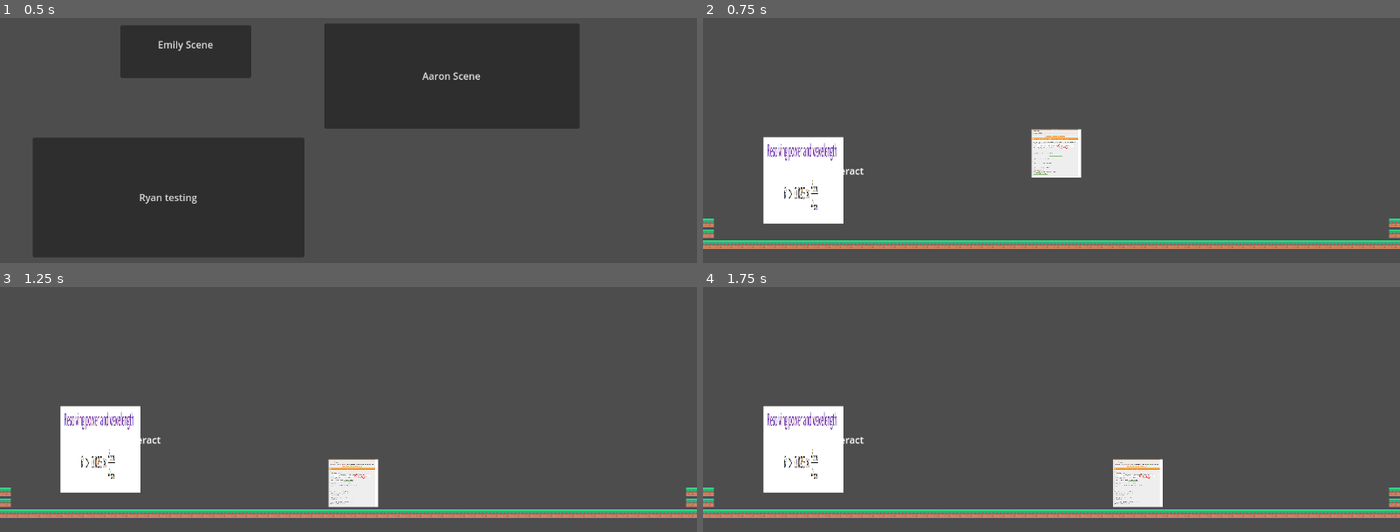
Above: before the commit, frames 1-4 (two rows, left to right).
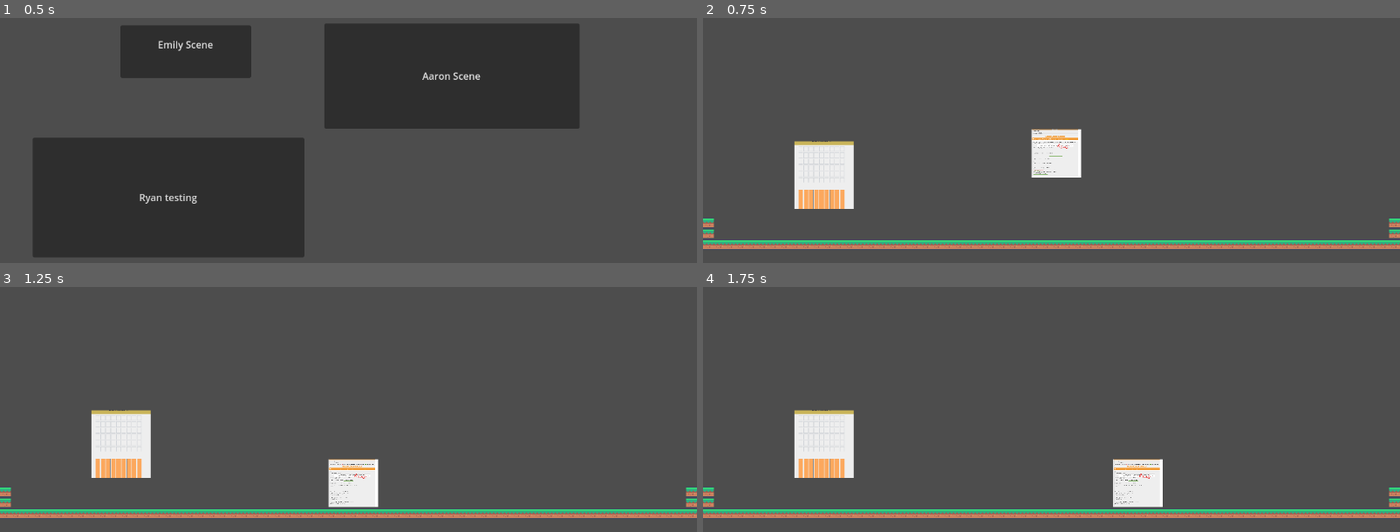
Above: after the commit, the same moments.

Repository: ryanwmiecz/2024HackathonWM
Game: Godot game, scene res://Levels/scene_selector.tscn
The game is run twice, just before and just after one commit, with the same random seed, the same clock (stepped at 60 frames per second) and the same inputs.
Inputs:
- Up to frame 1 (0.5 s): no input
- Up to frame 2 (0.75 s): click "Ryan testing" at 0.5 s
- Up to frame 3 (1.25 s): no input
- Up to frame 4 (1.75 s): tap E (Interaction) at 1.25 s; hold Right (ui_right) from 1.28 s (still down); hold E (Interaction) from 1.28 s (still down); tap Enter (ui_accept) at 1.52 s

Frame 1 is identical in both runs. In frame 2, 3.7% of the frame differs, in the area x 8-24%, y 48-84%; in frame 3, 3.7%; in frame 4, 3.7%.
Error before the commit: Invalid access to property or key 'global_position' on a base object of type 'null instance'. (res://EntityAttributes/interactions/interaction_manager.gd:31)

Commit message:
WORKINGINTERACTIONSYATTTAA

Diff:
--- a/2024hackthonattempt/EntityAttributes/interactions/InteractionManager.tscn
+++ b/2024hackthonattempt/EntityAttributes/interactions/InteractionManager.tscn
@@ -10,4 +10,5 @@
 offset_top = -64.0
 offset_right = 28.0
 offset_bottom = -41.0
-text = "Testing"
+text = "[E] to interact
+"
--- a/2024hackthonattempt/EntityAttributes/interactions/interaction/interaction_area.gd
+++ b/2024hackthonattempt/EntityAttributes/interactions/interaction/interaction_area.gd
@@ -2,7 +2,7 @@
 
 class_name interactionArea
 
-@export var action_name : String = "Interact"
+@export var action_name : String = "Interact on testing"
 
 var interact : Callable = func():
 	pass
@@ -12,10 +12,8 @@
 
 func _on_body_entered(body):
 	InteractionManager.register_area(self)
-	print("im here enter")
 
 
 
 func _on_body_exited(body):
 	InteractionManager.unregister_area(self)
-	print("im here exit")
--- a/2024hackthonattempt/EntityAttributes/interactions/interaction_manager.gd
+++ b/2024hackthonattempt/EntityAttributes/interactions/interaction_manager.gd
@@ -9,16 +9,19 @@
 var can_interaction = true
 
 func register_area(area : interactionArea):
-	active_areas.push_back(area)
+	if (active_areas.has(area)):
+		unregister_area(area)
+	else:
+		active_areas.push_back(area)
+	print("current active areas: ",active_areas)
 
 func unregister_area(area: interactionArea):
 	var index = active_areas.find(area)
-	if index != 1:
+	if index != -1:
 		active_areas.remove_at(index)
-
+	print ("current active area on exit: ", active_areas)
 func _process(delta):
 	if active_areas.size()>0 && can_interaction:
-		active_areas.sort_custom(_sort_by_distance_to_player)
 		label.text = base_text + active_areas[0].action_name
 		label.global_position = active_areas[0].global_position
 		label.global_position.y -= 36
@@ -27,10 +30,6 @@
 	else:
 		label.hide()
 
-func _sort_by_distance_to_player(area1, area2):
-	var area1_to_player = player.global_position.distance_to(area1.global_position)
-	var area2_to_player = player.global_position.distance_to(area2.global_position)
-	return area1_to_player < area2_to_player
 
 func _input(event):
 	if event.is_action_pressed("Interaction") && can_interaction:
--- a/2024hackthonattempt/Levels/ryan_testing.tscn
+++ b/2024hackthonattempt/Levels/ryan_testing.tscn
@@ -6,14 +6,12 @@
 [ext_resource type="PackedScene" uid="uid://c0x3dcxovfkdc" path="res://EntityAttributes/healthAttribute.tscn" id="4_yvxd4"]
 [ext_resource type="Script" path="res://EntityAttributes/health_attribute.gd" id="5_n4ktt"]
 [ext_resource type="PackedScene" uid="uid://c413wkjwtlepm" path="res://EntityAttributes/interactions/interaction/interactionArea.tscn" id="6_gnxps"]
+[ext_resource type="Script" path="res://Levels/testthing.gd" id="7_1t2y3"]
 [ext_resource type="Texture2D" uid="uid://b6doghluftqpl" path="res://Art/tilemap_packed.png" id="7_23s2l"]
-[ext_resource type="PackedScene" uid="uid://dqv83jfynkk2p" path="res://static_body_2d.tscn" id="8_qyk1f"]
+[ext_resource type="Texture2D" uid="uid://dh8d2qcnqpphu" path="res://Screenshot 2024-04-16 164120.png" id="7_jsla4"]
 
 [sub_resource type="RectangleShape2D" id="RectangleShape2D_a0ju2"]
 size = Vector2(84, 81)
-
-[sub_resource type="CircleShape2D" id="CircleShape2D_0oe4e"]
-radius = 120.075
 
 [sub_resource type="TileSetAtlasSource" id="TileSetAtlasSource_gsnda"]
 texture = ExtResource("7_23s2l")
@@ -205,9 +203,15 @@
 physics_layer_0/collision_layer = 1
 sources/0 = SubResource("TileSetAtlasSource_gsnda")
 
+[sub_resource type="RectangleShape2D" id="RectangleShape2D_ckvwg"]
+size = Vector2(98, 114)
+
+[sub_resource type="CircleShape2D" id="CircleShape2D_homen"]
+radius = 201.683
+
 [node name="ryan_testing" type="Node2D"]
 
-[node name="player" type="CharacterBody2D" parent="."]
+[node name="player" type="CharacterBody2D" parent="." groups=["Player"]]
 position = Vector2(557, 290)
 script = ExtResource("1_meble")
 
@@ -225,15 +229,25 @@
 [node name="HealthAttribute" parent="player" instance=ExtResource("4_yvxd4")]
 script = ExtResource("5_n4ktt")
 
-[node name="InteractionArea" parent="player" instance=ExtResource("6_gnxps")]
-
-[node name="CollisionShape2D" type="CollisionShape2D" parent="player/InteractionArea"]
-position = Vector2(26, 43)
-shape = SubResource("CircleShape2D_0oe4e")
-
 [node name="TileMapLayer" type="TileMapLayer" parent="."]
 tile_map_data = PackedByteArray("AAAAABsAAAACAAAAAAABABsAAAACAAAAAAACABsAAAACAAAAAAADABsAAAACAAAAAAAEABsAAAACAAAAAAAFAB …(1008 unchanged characters)…
 tile_set = SubResource("TileSet_nw1gr")
 
-[node name="StaticBody2D" parent="." instance=ExtResource("8_qyk1f")]
-position = Vector2(190, 397)
+[node name="StaticBody2D" type="StaticBody2D" parent="."]
+script = ExtResource("7_1t2y3")
+
+[node name="Sprite2D" type="Sprite2D" parent="StaticBody2D"]
+position = Vector2(200, 380)
+scale = Vector2(0.124365, 0.150538)
+texture = ExtResource("7_jsla4")
+
+[node name="CollisionShape2D" type="CollisionShape2D" parent="StaticBody2D"]
+position = Vector2(199, 380)
+shape = SubResource("RectangleShape2D_ckvwg")
+
+[node name="InteractionArea" parent="StaticBody2D" instance=ExtResource("6_gnxps")]
+position = Vector2(199, 381)
+action_name = "PLEASE"
+
+[node name="CollisionShape2D" type="CollisionShape2D" parent="StaticBody2D/InteractionArea"]
+shape = SubResource("CircleShape2D_homen")
--- /dev/null
+++ b/2024hackthonattempt/Levels/testthing.gd
@@ -0,0 +1,14 @@
+extends StaticBody2D
+
+@onready var interaction_area =$InteractionArea
+@onready var sprite = $Sprite2D
+
+
+# Called when the node enters the scene tree for the first time.
+func _ready():
+	interaction_area.interact = Callable(self, "_please")
+	print("helped me")
+
+# Called every frame. 'delta' is the elapsed time since the previous frame.
+func _please():
+	print("heh")
--- a/2024hackthonattempt/project.godot
+++ b/2024hackthonattempt/project.godot
@@ -19,6 +19,10 @@
 
 InteractionManager="*res://EntityAttributes/interactions/InteractionManager.tscn"
 
+[global_group]
+
+Player="player"
+
 [input]
 
 Interaction={
--- a/2024hackthonattempt/static_body_2d.gd
+++ /dev/null
@@ -1,13 +0,0 @@
-extends StaticBody2D
-
-@onready var interaction_area =$InteractionArea
-@onready var sprite = $Sprite2D
-
-# Called when the node enters the scene tree for the first time.
-func _ready() -> void:
-	interaction_area.interact=Callable(self, "_we_are_testing")
-
-
-# Called every frame. 'delta' is the elapsed time since the previous frame.
-func _we_are_testing():
-	print ("testing output on interaction area")
--- a/2024hackthonattempt/static_body_2d.tscn
+++ b/2024hackthonattempt/static_body_2d.tscn
@@ -1,29 +1,45 @@
-[gd_scene load_steps=6 format=3 uid="uid://dqv83jfynkk2p"]
+[gd_scene load_steps=6 format=3 uid="uid://bb7x5uy35baad"]
 
-[ext_resource type="Script" path="res://static_body_2d.gd" id="1_nupys"]
 [ext_resource type="Texture2D" uid="uid://c2imqbt355ac5" path="res://Art/Screenshot 2024-02-12 093304.png" id="2_6o51s"]
 [ext_resource type="PackedScene" uid="uid://c413wkjwtlepm" path="res://EntityAttributes/interactions/interaction/interactionArea.tscn" id="3_7r7vp"]
 
+[sub_resource type="GDScript" id="GDScript_outop"]
+script/source = "extends StaticBody2D
+
+@onready var interaction_area =$InteractionArea
+@onready var sprite = $Sprite2D
+
+# Called when the node enters the scene tree for the first time.
+func _ready() -> void:
+	pass
+	interaction_area.interact=Callable(self, \"_we_are_testing\")
+
+
+# Called every frame. 'delta' is the elapsed time since the previous frame.
+func _we_are_testing():
+	print (\"testing output on interaction area\")
+"
+
 [sub_resource type="RectangleShape2D" id="RectangleShape2D_0671e"]
-size = Vector2(139, 153)
+size = Vector2(83, 93)
 
 [sub_resource type="RectangleShape2D" id="RectangleShape2D_xc4dh"]
-size = Vector2(324, 266)
+size = Vector2(291, 101)
 
 [node name="StaticBody2D" type="StaticBody2D"]
-script = ExtResource("1_nupys")
+script = SubResource("GDScript_outop")
 
 [node name="Sprite2D" type="Sprite2D" parent="."]
-position = Vector2(-24, -8.5)
-scale = Vector2(0.20625, 0.785714)
+position = Vector2(3.5, 21)
+scale = Vector2(0.120312, 0.461538)
 texture = ExtResource("2_6o51s")
 
 [node name="CollisionShape2D" type="CollisionShape2D" parent="."]
-position = Vector2(-20.5, -4.5)
+position = Vector2(7.5, 25.5)
 shape = SubResource("RectangleShape2D_0671e")
 
 [node name="InteractionArea" parent="." instance=ExtResource("3_7r7vp")]
 
 [node name="CollisionShape2D" type="CollisionShape2D" parent="InteractionArea"]
-position = Vector2(-9, -3)
+position = Vector2(-1, 24)
 shape = SubResource("RectangleShape2D_xc4dh")
Not shown: 1 places in 2024hackthonattempt/Levels/ryan_testing.tscn that only renumber resources
Binary file added: 2024hackthonattempt/Screenshot 2024-04-16 164120.png
Not shown, added: 2024hackthonattempt/Screenshot 2024-04-16 164120.png.import
